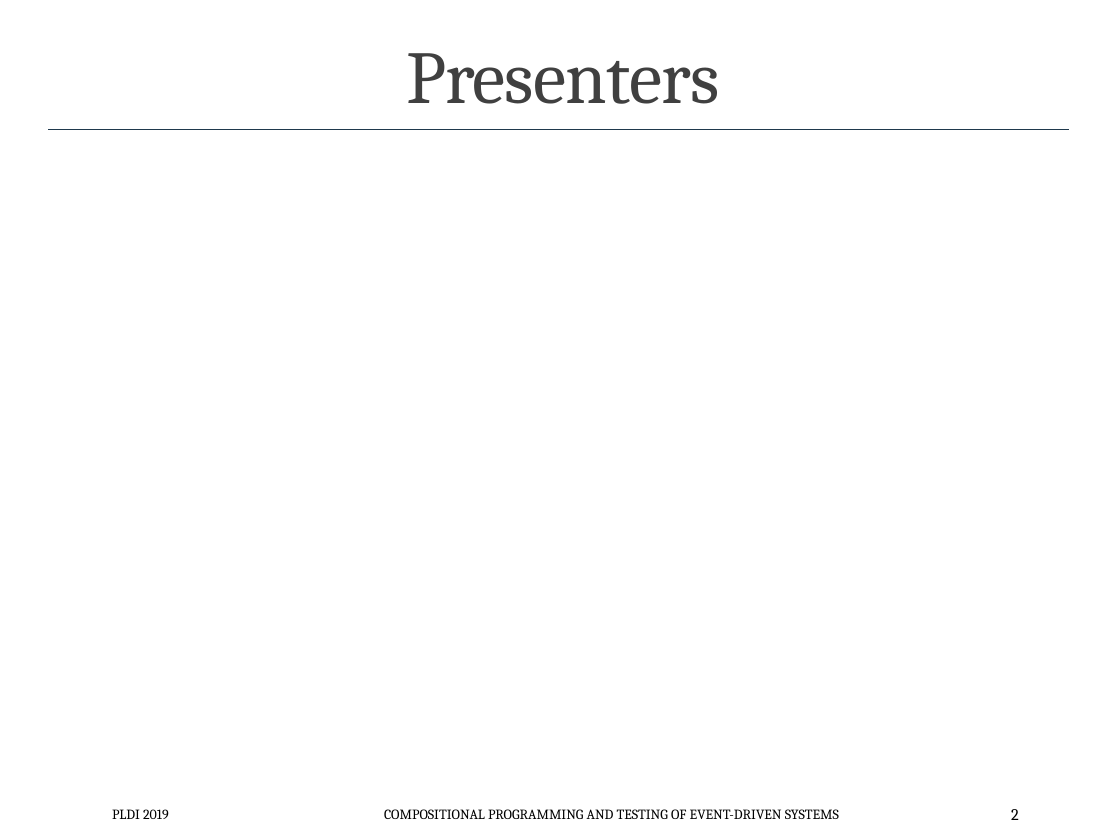
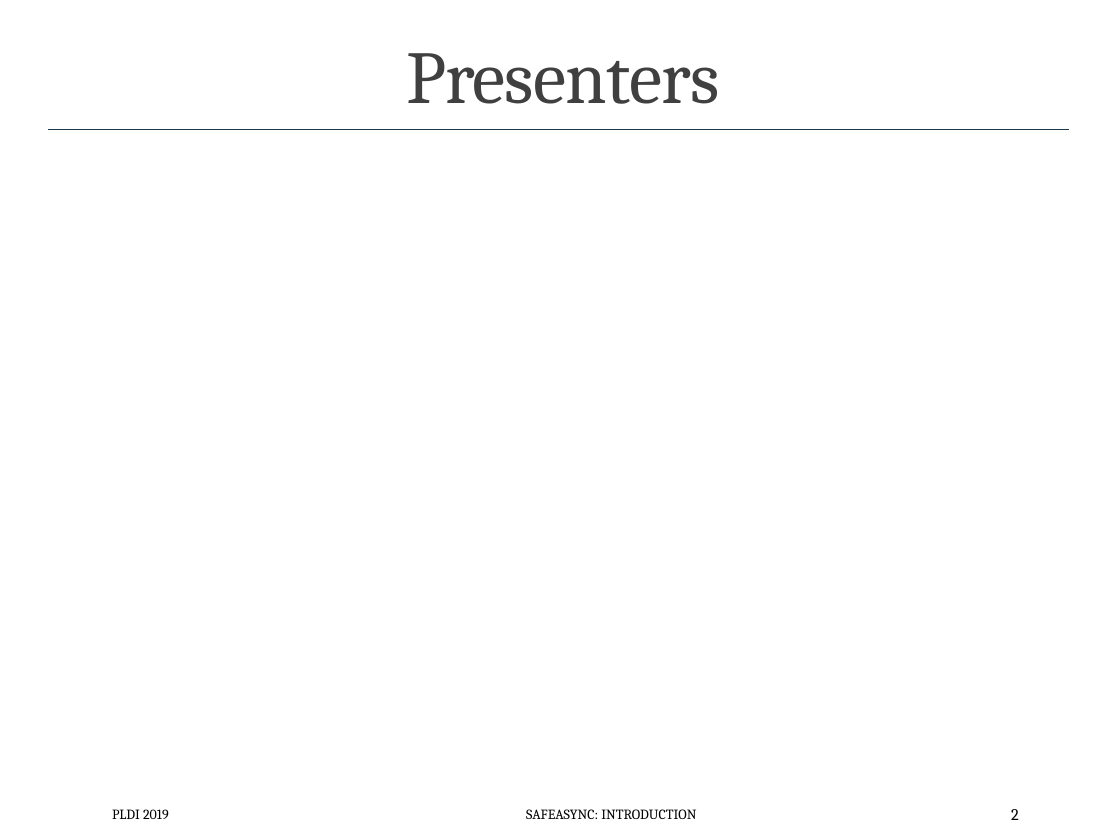
Before and after one commit to p-org/plditutorial, a slide deck: slide 2 of Presentations/1 - Introduction.pptx. Drawn at 1120x840 pixels with LibreOffice and Linux fonts; fonts in the diff are those of the drawing. Boxes give left, top, right and bottom in pixels: in the first picture for what was removed or moved away, otherwise in the second. Text is boxed around its words. In the diff, an @@ line names an element or a change of style, - is before the commit and + after.

```diff
--- a/Presentations/1 - Introduction.pptx
+++ b/Presentations/1 - Introduction.pptx
@@ text at (526, 809, 696, 819): text changed @@
-COMPOSITIONAL PROGRAMMING AND TESTING OF EVENT-DRIVEN SYSTEMS
+SAFEASYNC: INTRODUCTION
```
Also in this commit, not shown: 1 other slide changed, 11 slides added, 2 other files.
